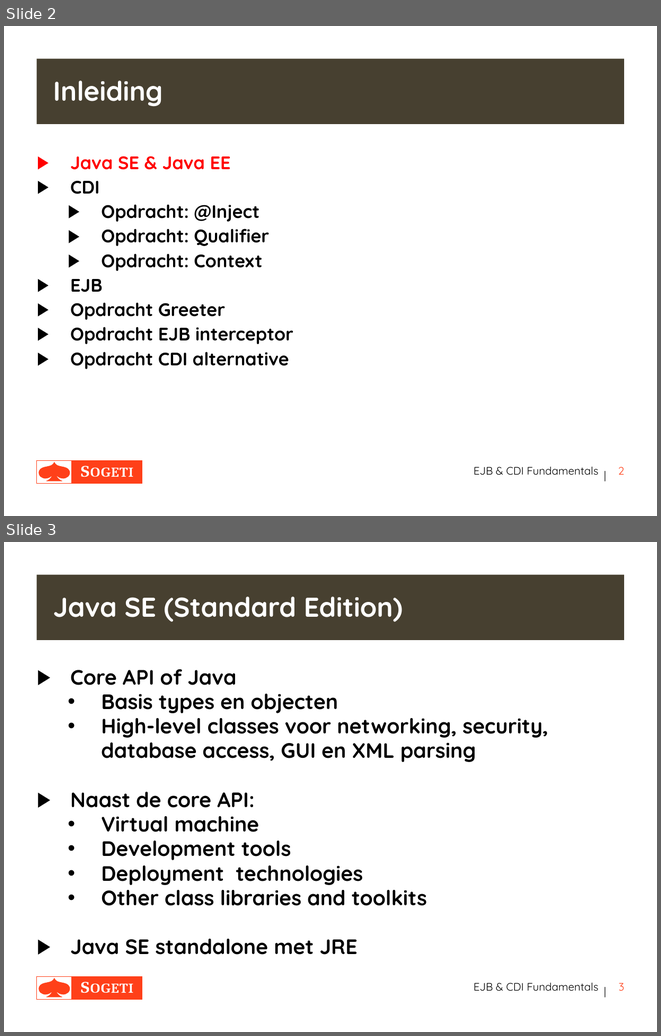
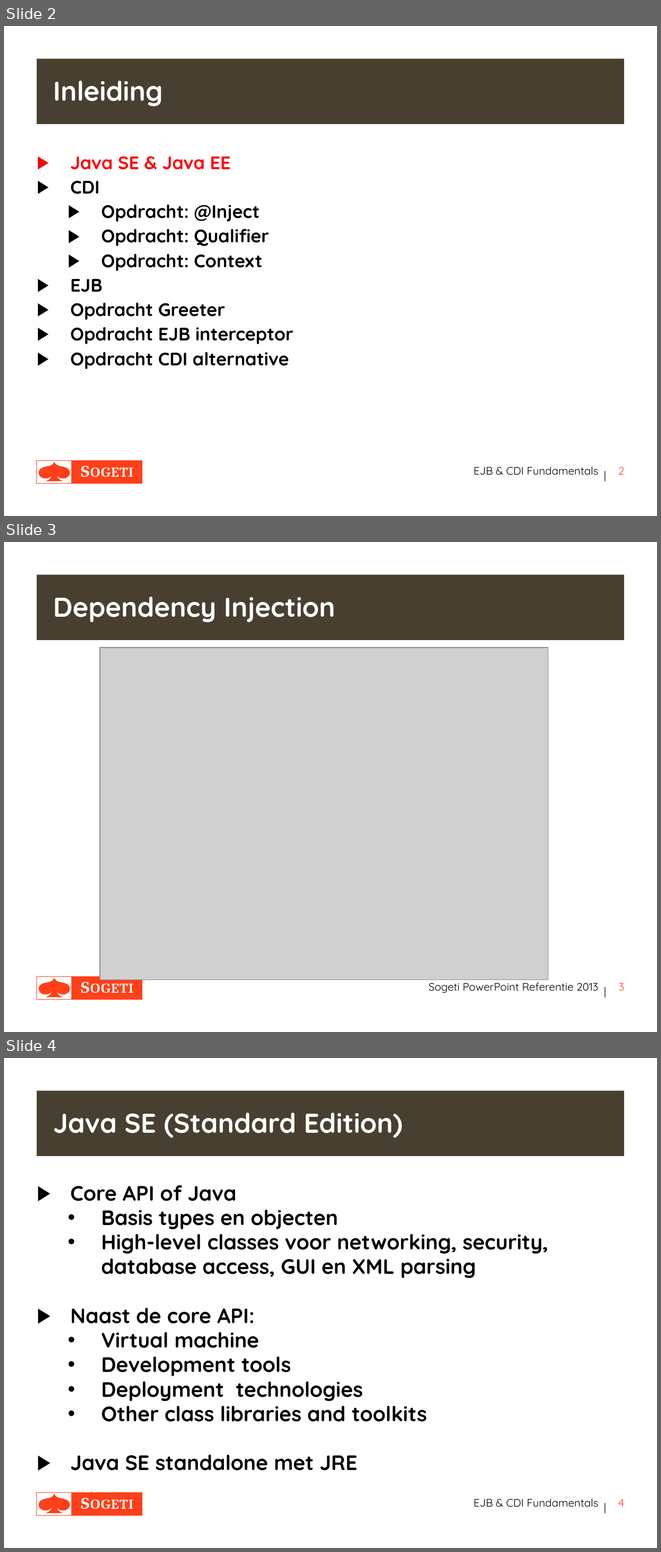
Before and after one commit to erwindeg/fontys-ejbcdi, a slide deck: Presentation-EJB&CDI.pptx. Shown one above the other, each under a label of ours: slides 2 and 3 before the commit, slides 2, 3 and 4 after it. The pictures are 661x1036 and 661x1552 pixels, drawn with LibreOffice and Linux fonts; fonts in the diff are those of the drawing; grey boxes stand for pictures. Boxes give left, top, right and bottom in pixels: in the first picture for what was removed or moved away, otherwise in the second. Text is boxed around its words. In the diff, an @@ line names an element or a change of style, - is before the commit and + after.

```diff
--- a/Presentation-EJB&CDI.pptx
+++ b/Presentation-EJB&CDI.pptx
@@ slide 3 added at bbox=[4, 542, 657, 1032], background #FFFFFF; not listed: 10 template elements that a slide beside it also shows @@
@@ title added at bbox=[37, 575, 624, 640], fill #474030, 30 pt, text #FFFFFF, bold @@
+Dependency Injection
@@ picture added at bbox=[100, 648, 548, 980] @@
@@ text added at bbox=[429, 979, 598, 992], 12 pt, text #000000 @@
+Sogeti PowerPoint Referentie 2013
@@ page number added at bbox=[619, 982, 625, 990], 12 pt, text #FF4019 @@
+3
@@ what was slide 3 is now slide 4 @@
@@ page number at bbox=[618, 1498, 624, 1506]: text changed @@
-3
+4
```
Also in this commit, not shown: 3 slides changed.
